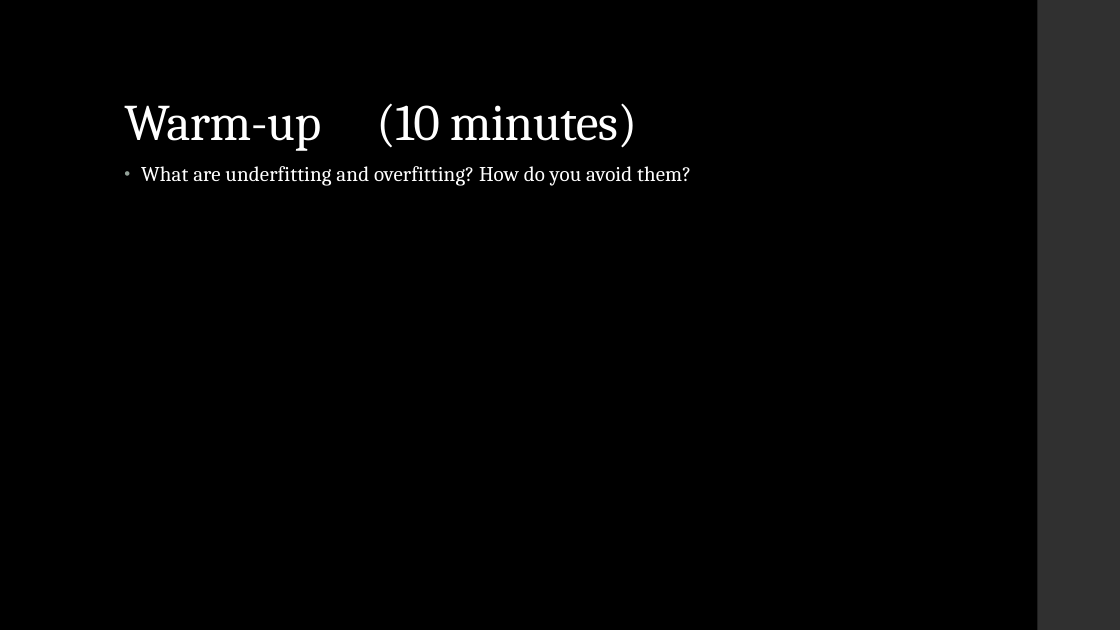
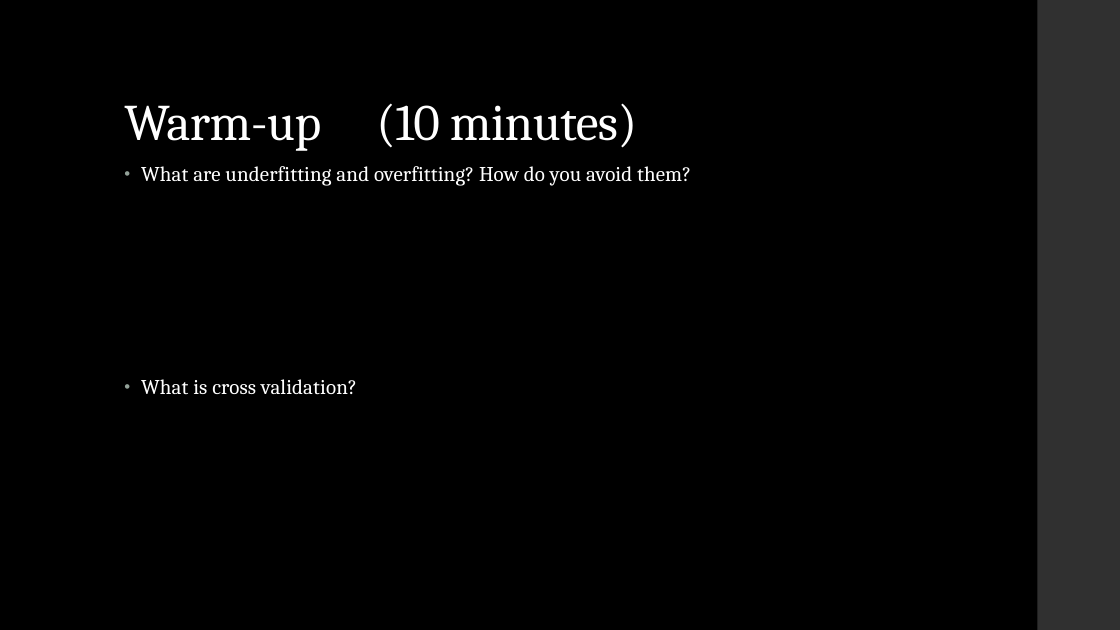
Before and after one commit to LaunchCoderGirlSTL/Data-Science-Assignments, a slide deck: slide 2 of course_material/week_17/week_17_presentation.pptx. Drawn at 1120x630 pixels with LibreOffice and Linux fonts; fonts in the diff are those of the drawing. Boxes give left, top, right and bottom in pixels: in the first picture for what was removed or moved away, otherwise in the second. Text is boxed around its words. In the diff, an @@ line names an element or a change of style, - is before the commit and + after.

Commit message:
week 17 ppt update

```diff
--- a/course_material/week_17/week_17_presentation.pptx
+++ b/course_material/week_17/week_17_presentation.pptx
@@ text at <box>141,379,357,395</box>: paragraph added @@
+• What is cross validation?
```
